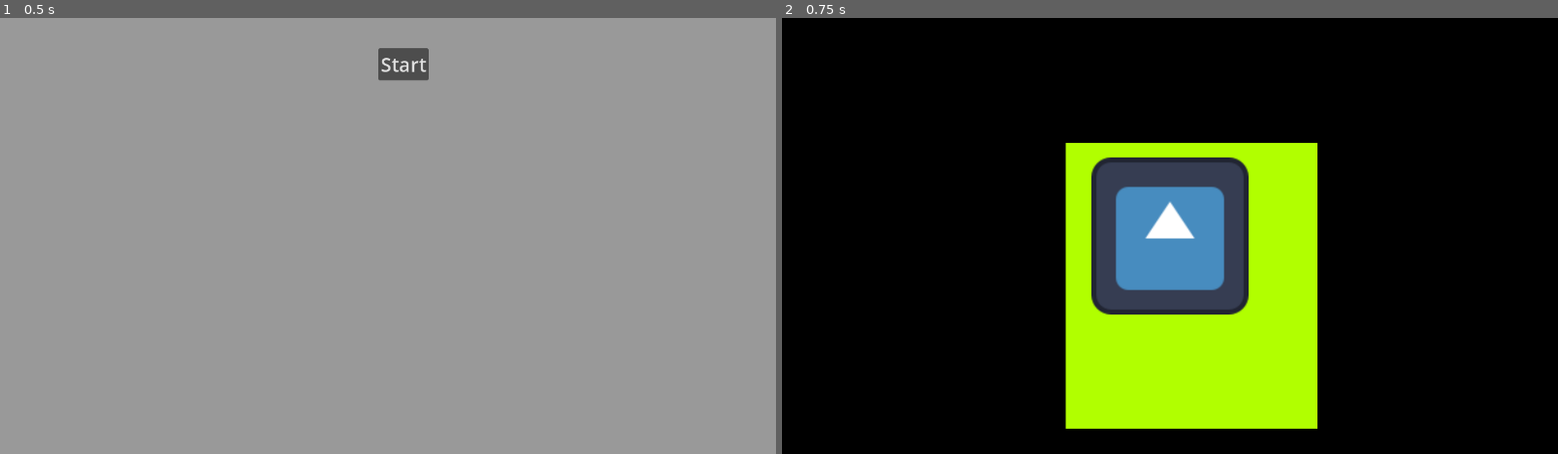
Above: before the commit, frames 1-2 (left to right).
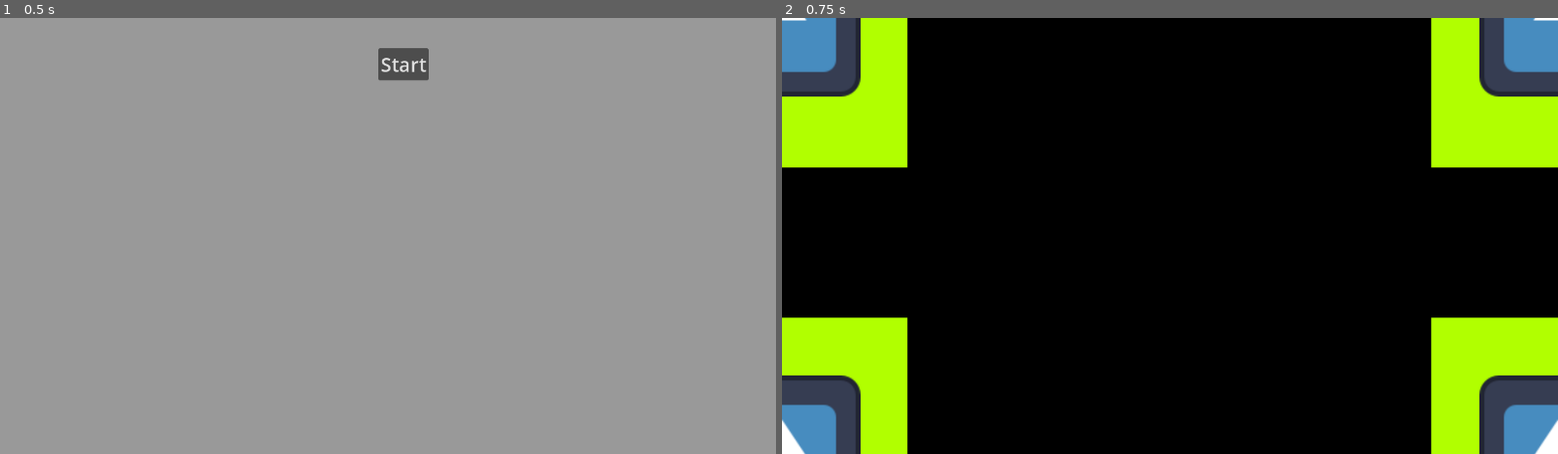
Above: after the commit, the same moments.

Repository: rajariandhana/DoomSaver
Game: Godot game, scene res://scenes/main_menu.tscn
Same seed, same stepped clock (60 frames per second), same inputs: the game is played once before the commit and once after it. The engine's default icon, where the game draws it, is replaced by a stand-in: a white triangle on a blue panel in a dark square.
Inputs:
- Up to frame 1 (0.5 s): no input
- Up to frame 2 (0.75 s): click "Start" at 0.5 s

Frame 1 is identical in both runs. In frame 2, 43% of the frame differs, in the area x 0-100%, y 0-100%.

Commit message:
Window and Floater

Diff:
--- /dev/null
+++ b/scenes/floater.tscn
@@ -0,0 +1,26 @@
+[gd_scene load_steps=4 format=3 uid="uid://c2qvpsn1mycy1"]
+
+[ext_resource type="Script" uid="uid://dsqodhyrqgy0k" path="res://scripts/floater.gd" id="1_bbueq"]
+[ext_resource type="Texture2D" uid="uid://bkpja6t57mm0a" path="res://icon.svg" id="2_ao14j"]
+
+[sub_resource type="RectangleShape2D" id="RectangleShape2D_bbueq"]
+size = Vector2(205.803, 232.454)
+
+[node name="Floater" type="Area2D"]
+scale = Vector2(2.02621, 2.02621)
+script = ExtResource("1_bbueq")
+
+[node name="ColorRect" type="ColorRect" parent="."]
+offset_left = -102.655
+offset_top = -111.045
+offset_right = 102.345
+offset_bottom = 121.955
+mouse_filter = 2
+color = Color(0.694118, 1, 0, 1)
+
+[node name="Sprite2D" type="Sprite2D" parent="."]
+texture = ExtResource("2_ao14j")
+
+[node name="CollisionShape2D" type="CollisionShape2D" parent="."]
+position = Vector2(-0.740298, 5.18208)
+shape = SubResource("RectangleShape2D_bbueq")
--- a/scenes/game.gd
+++ b/scenes/game.gd
@@ -1,29 +1,35 @@
 extends Node2D
 
-@onready var character: Node2D = $Character
+@onready var floaters_tree: Node2D = $FloatersTree
+var floater_scene: PackedScene
+var floaters_list: Array = []
 
 func _ready():
-	_apply_transparent_pet_flags()
-	_center_on_screen()
-	pass
+	floater_scene = preload("res://scenes/floater.tscn")
+	floaters_list = []
+	setup_screen()
+	var screen_size = DisplayServer.screen_get_size(get_window().current_screen)
+	#var pos = Vector2(randi_range(0, 500), randi_range(0, 500))
+	var dir = randi_range(0, Enums.Direction.size() - 1)
+	spawn_floater(Vector2(-screen_size.x/2,-screen_size.y/2), dir)
+	spawn_floater(Vector2(-screen_size.x/2,screen_size.y/2), dir)
+	spawn_floater(Vector2(screen_size.x/2,-screen_size.y/2), dir)
+	spawn_floater(Vector2(screen_size.x/2,screen_size.y/2), dir)
+	print()
 
 #func _process(_delta):
 	#pass
 
-func _center_on_screen():
-	var screen = get_window().current_screen
-	var screen_size = DisplayServer.screen_get_size(screen)
-	var window_size = DisplayServer.window_get_size()
-	var pos = (screen_size - window_size) / 2
-	DisplayServer.window_set_position(pos, screen)
-
-func _apply_transparent_pet_flags():
-
+func setup_screen():
+	DisplayServer.window_set_flag(DisplayServer.WINDOW_FLAG_EXTEND_TO_TITLE, true)
+	DisplayServer.window_set_mode(DisplayServer.WINDOW_MODE_MAXIMIZED)
 	DisplayServer.window_set_flag(DisplayServer.WINDOW_FLAG_TRANSPARENT, true)
 	DisplayServer.window_set_flag(DisplayServer.WINDOW_FLAG_BORDERLESS, true)
 	DisplayServer.window_set_flag(DisplayServer.WINDOW_FLAG_ALWAYS_ON_TOP, true)
 	DisplayServer.window_set_flag(DisplayServer.WINDOW_FLAG_MOUSE_PASSTHROUGH, true)
 
-	# Allow per-pixel transparency on macOS
-	#ProjectSettings.set_setting("display/window/per_pixel_transparency/allowed", true)
-	#ProjectSettings.set_setting("rendering/viewport/transparent_background", true)
+func spawn_floater(pos: Vector2, dir: Enums.Direction):
+	var floater = floater_scene.instantiate()
+	floaters_list.append(floater)
+	floaters_tree.add_child(floater)
+	floater.set_params(dir, pos)
--- a/scenes/game.tscn
+++ b/scenes/game.tscn
@@ -1,29 +1,10 @@
-[gd_scene load_steps=4 format=3 uid="uid://dmgixvdbj24mp"]
+[gd_scene load_steps=2 format=3 uid="uid://dmgixvdbj24mp"]
 
 [ext_resource type="Script" uid="uid://xxril6ie7qm7" path="res://scenes/game.gd" id="1_uwrxv"]
-[ext_resource type="Script" uid="uid://3nmrxjysqkrt" path="res://scripts/character.gd" id="2_lbhrr"]
-[ext_resource type="Texture2D" uid="uid://bkpja6t57mm0a" path="res://icon.svg" id="2_yqjtg"]
 
 [node name="Game" type="Node2D"]
 script = ExtResource("1_uwrxv")
 
 [node name="Camera2D" type="Camera2D" parent="."]
 
-[node name="Characters" type="Node2D" parent="."]
-
-[node name="Character" type="Node2D" parent="Characters"]
-scale = Vector2(2.02621, 2.02621)
-script = ExtResource("2_lbhrr")
-
-[node name="ColorRect" type="ColorRect" parent="Characters/Character"]
-offset_left = -85.0
-offset_top = -76.0
-offset_right = 120.0
-offset_bottom = 157.0
-mouse_filter = 2
-color = Color(0.694118, 1, 0, 1)
-
-[node name="Sprite2D" type="Sprite2D" parent="Characters/Character"]
-texture = ExtResource("2_yqjtg")
-
-[node name="Node2D" type="Node2D" parent="Characters/Character"]
+[node name="FloatersTree" type="Node2D" parent="."]
--- a/scripts/character.gd
+++ /dev/null
@@ -1,4 +0,0 @@
-extends Node2D
-
-func _ready():
-	pass
--- /dev/null
+++ b/scripts/enums.gd
@@ -0,0 +1,7 @@
+extends Node
+
+class_name Enums
+
+enum Direction {
+	TR, BR, BL, TL
+}
--- /dev/null
+++ b/scripts/floater.gd
@@ -0,0 +1,18 @@
+extends Area2D
+
+class_name Floater
+
+var direction: Enums.Direction
+var speed: int
+
+func set_params(new_direction: Enums.Direction, position: Vector2):
+	direction = new_direction
+	self.position = position
+	print(self.position)
+	print(self.global_position)
+
+func _ready() -> void:
+	pass
+
+func _process(delta: float) -> void:
+	pass
Not shown, changed: export_presets.cfg
Not shown, removed: scripts/character.gd.uid
Not shown, added: scripts/enums.gd.uid
Not shown, added: scripts/floater.gd.uid
Not shown, added: .DS_Store
Not shown, changed: .gitignore
